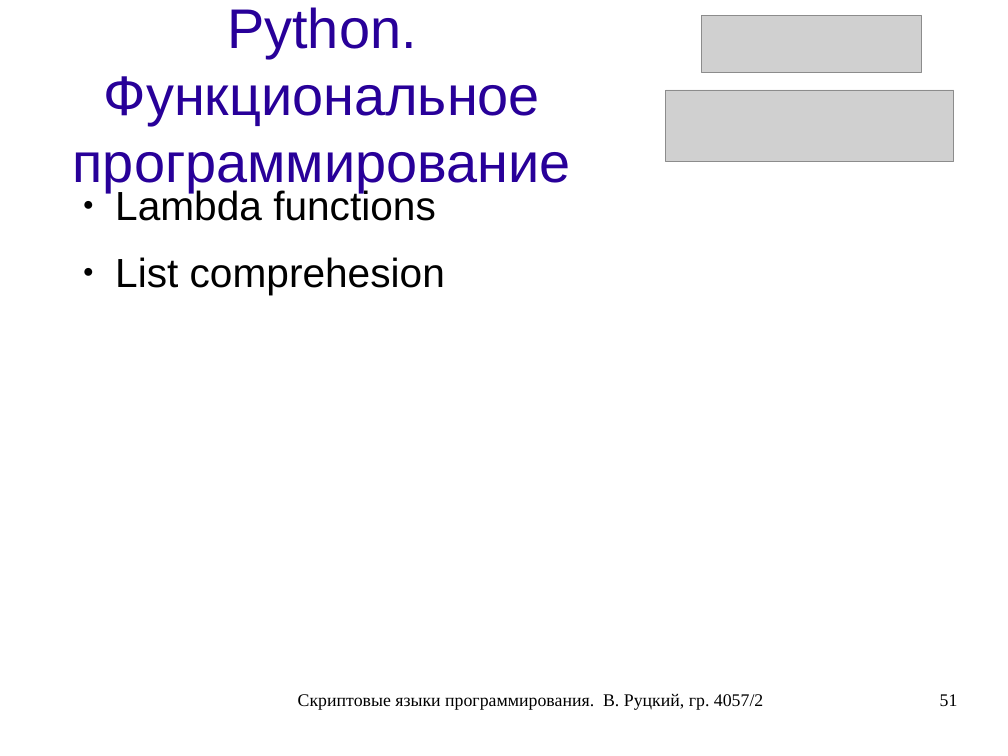
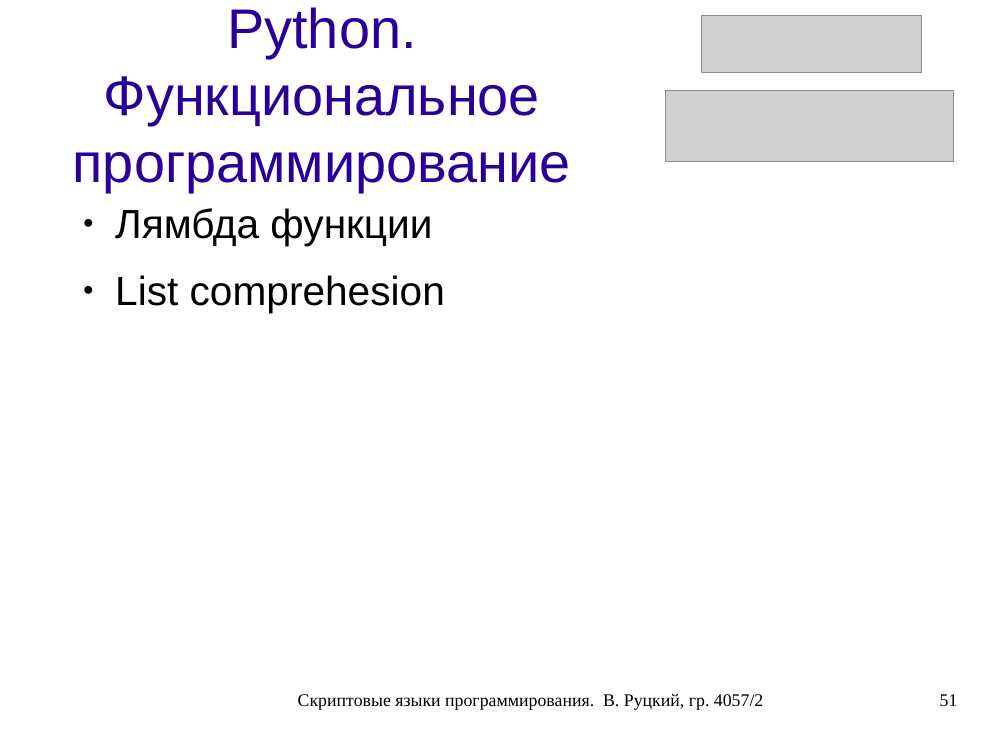
Before and after one commit to rutsky/semester07, a slide deck: slide 51 of Operation_systems/scripting_languages/40572_Rutsky_Scripting_languages.odp. Drawn at 1008x756 pixels with LibreOffice and Linux fonts; fonts in the diff are those of the drawing; grey boxes stand for pictures. Boxes give left, top, right and bottom in pixels: in the first picture for what was removed or moved away, otherwise in the second. Text is boxed around its words. In the diff, an @@ line names an element or a change of style, - is before the commit and + after.

```diff
--- a/Operation_systems/scripting_languages/40572_Rutsky_Scripting_languages.odp
+++ b/Operation_systems/scripting_languages/40572_Rutsky_Scripting_languages.odp
@@ text "Лямбда функции": place and size @@
-text "Лямбда функции" at (115, 188, 445, 295)
+text "Лямбда функции" at (115, 208, 445, 313)
@@ text at (115, 208, 432, 246): text changed @@
-● Lambda functions
+● Лямбда функции
```
Also in this commit, not shown: 9 other slides changed, 1 slide removed.
